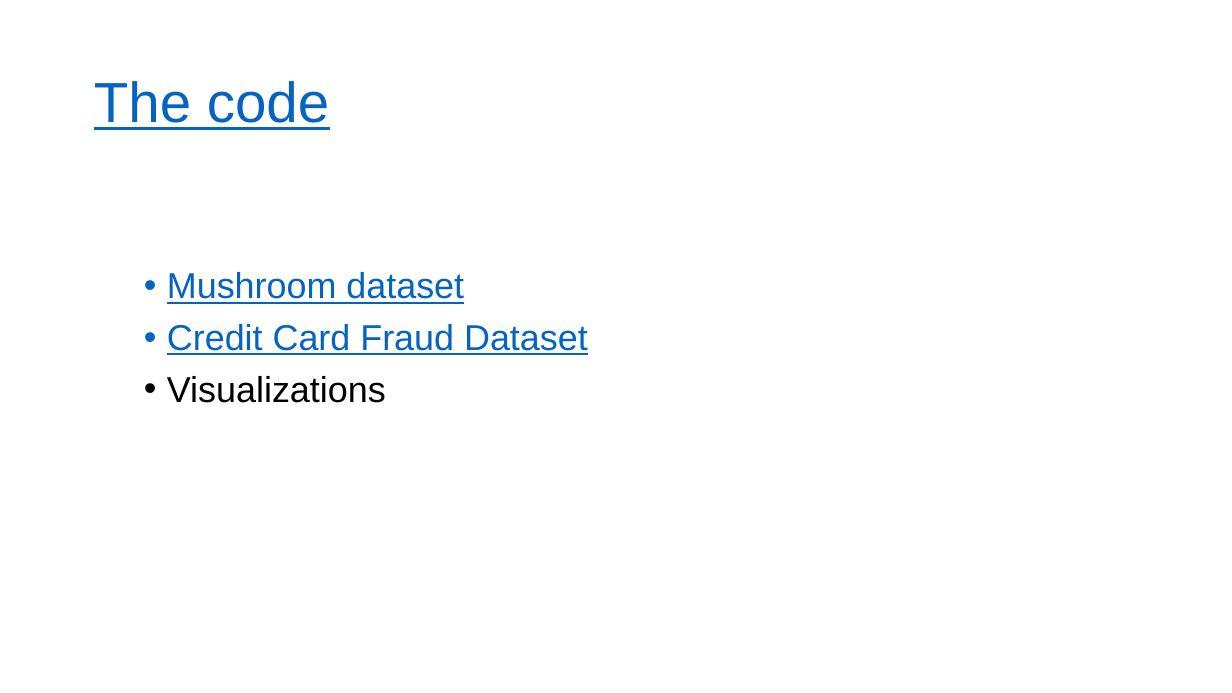
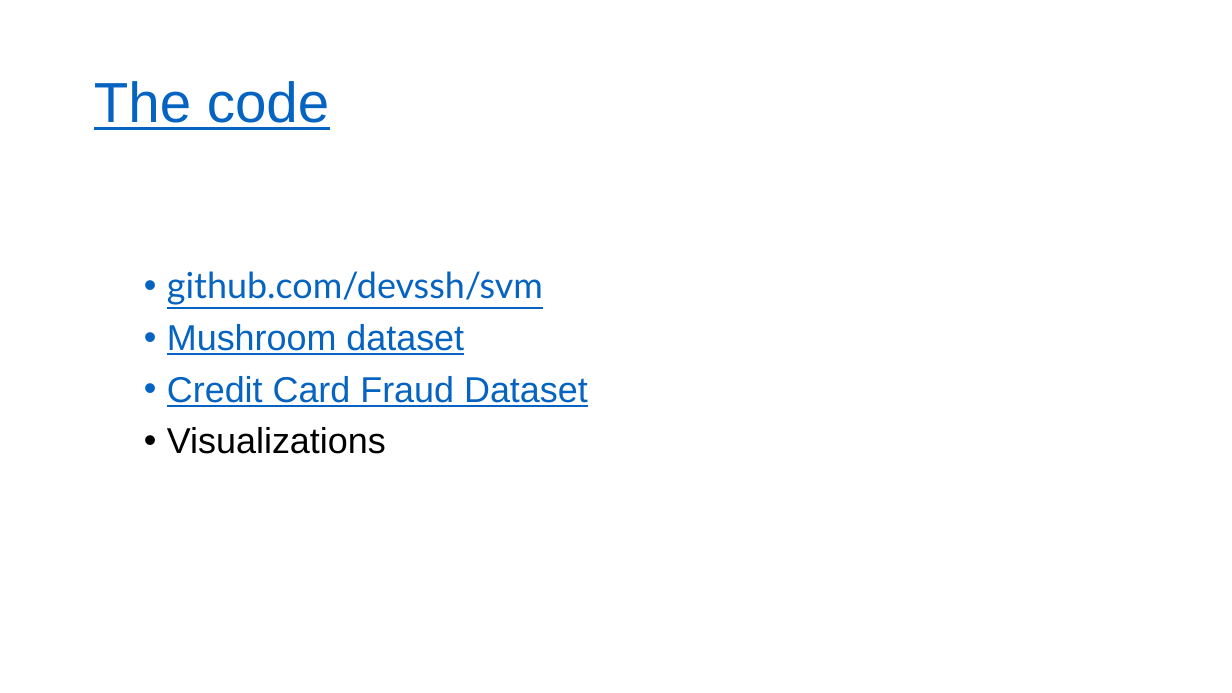
Before and after one commit to devssh/svm, a slide deck: slide 5 of SVM.pptx (slide 4 before the commit). Drawn at 1232x693 pixels with LibreOffice and Linux fonts; fonts in the diff are those of the drawing. Boxes give left, top, right and bottom in pixels: in the first picture for what was removed or moved away, otherwise in the second. Text is boxed around its words. In the diff, an @@ line names an element or a change of style, - is before the commit and + after.

```diff
--- a/SVM.pptx
+++ b/SVM.pptx
@@ text at (167,271,543,305): paragraph added @@
+• github.com/devssh/svm
```
Also in this commit, not shown: 4 other slides changed, 2 slides added, 2 other files.
